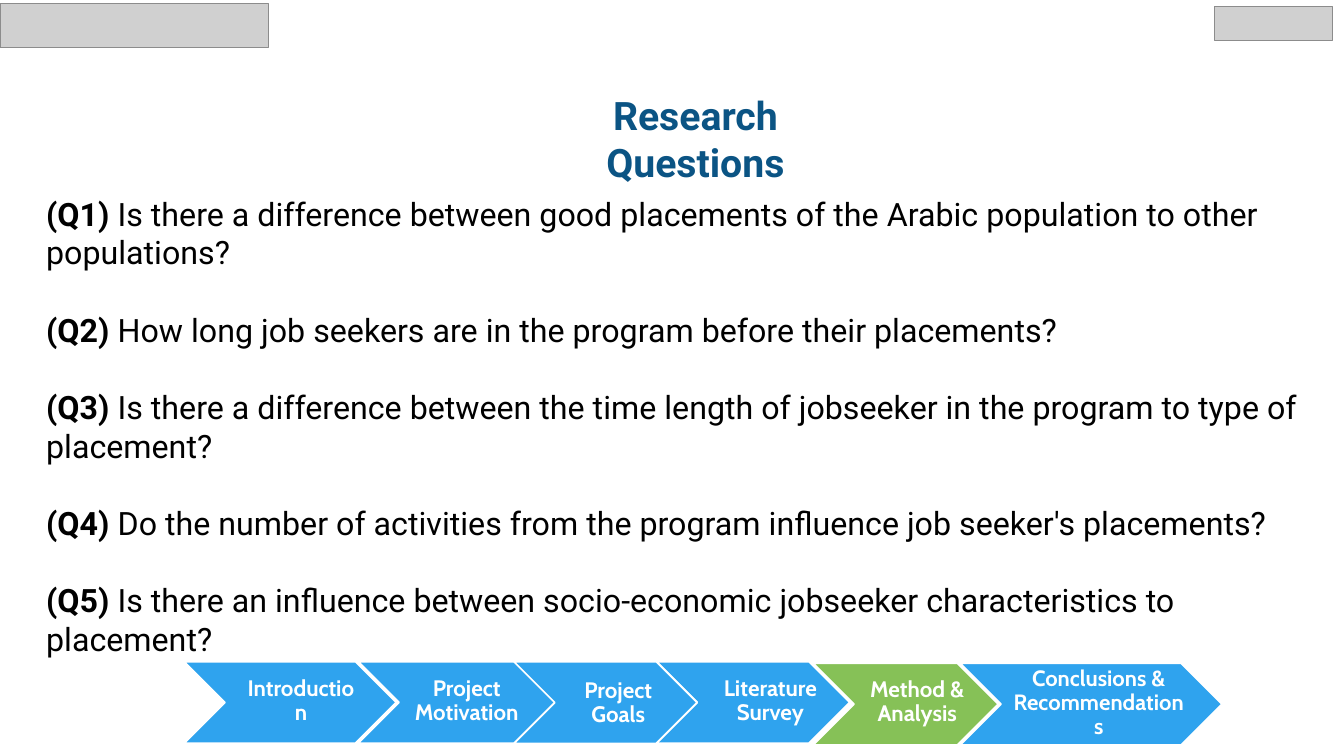
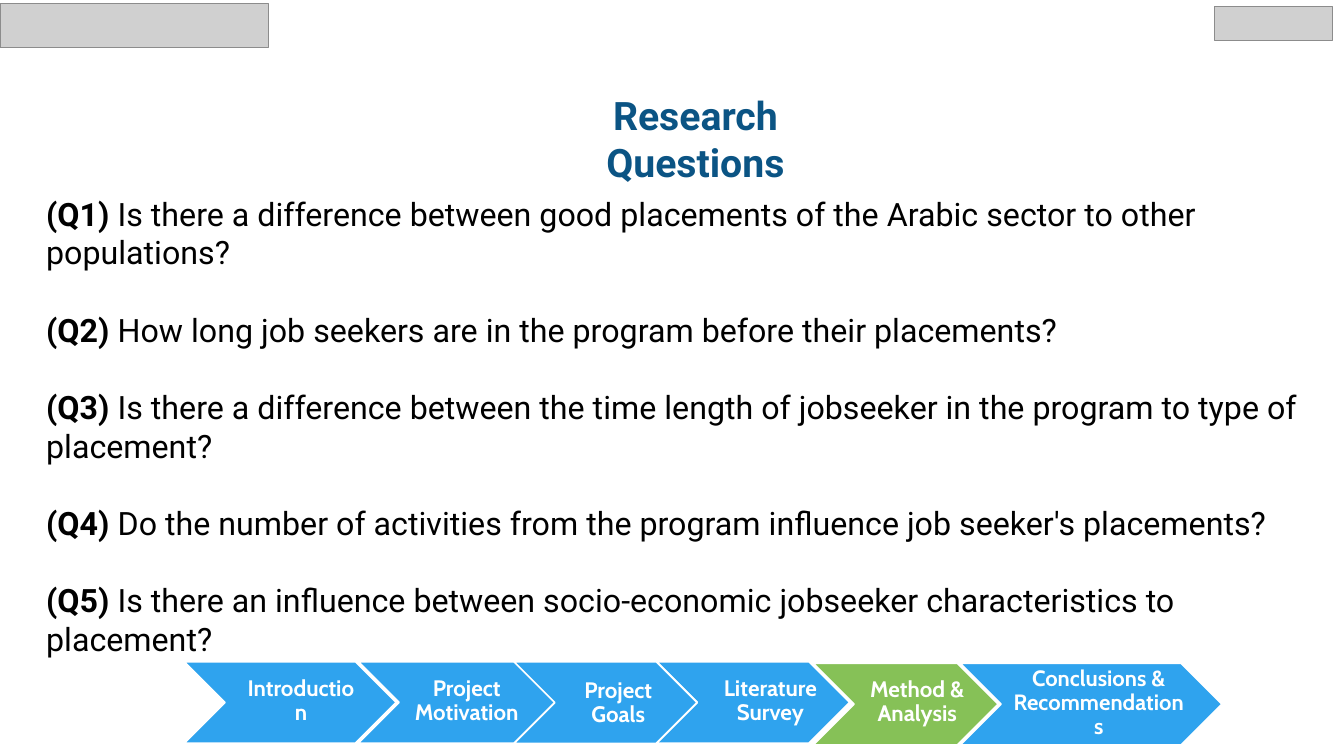
Before and after one commit to chen890/Final-Research-Project---IES, a slide deck: slide 13 of English Final Project.pptx. Drawn at 1344x756 pixels with LibreOffice and Linux fonts; fonts in the diff are those of the drawing; grey boxes stand for pictures; background and template pictures are left out. Boxes give left, top, right and bottom in pixels: in the first picture for what was removed or moved away, otherwise in the second. Text is boxed around its words. In the diff, an @@ line names an element or a change of style, - is before the commit and + after.

```diff
--- a/English Final Project.pptx
+++ b/English Final Project.pptx
@@ text at [46,200,1196,271]: text changed @@
-(Q1) Is there a difference between good placements of the Arabic population to other populations?
+(Q1) Is there a difference between good placements of the Arabic sector to other populations?
```
Also in this commit, not shown: 20 other slides changed, 4 other files.
